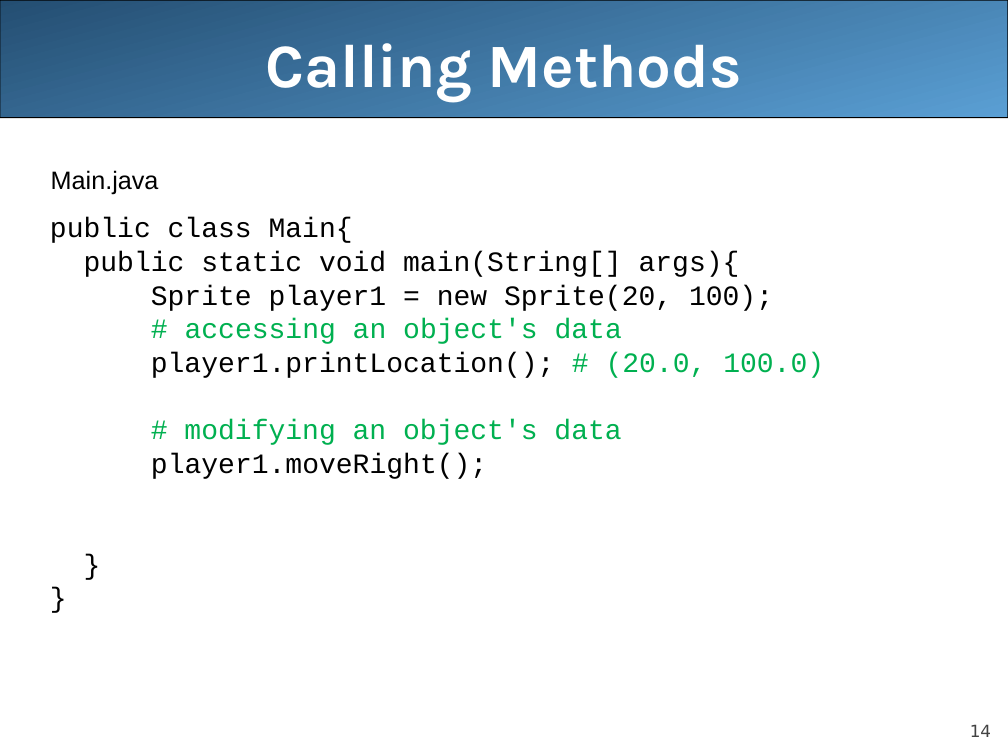
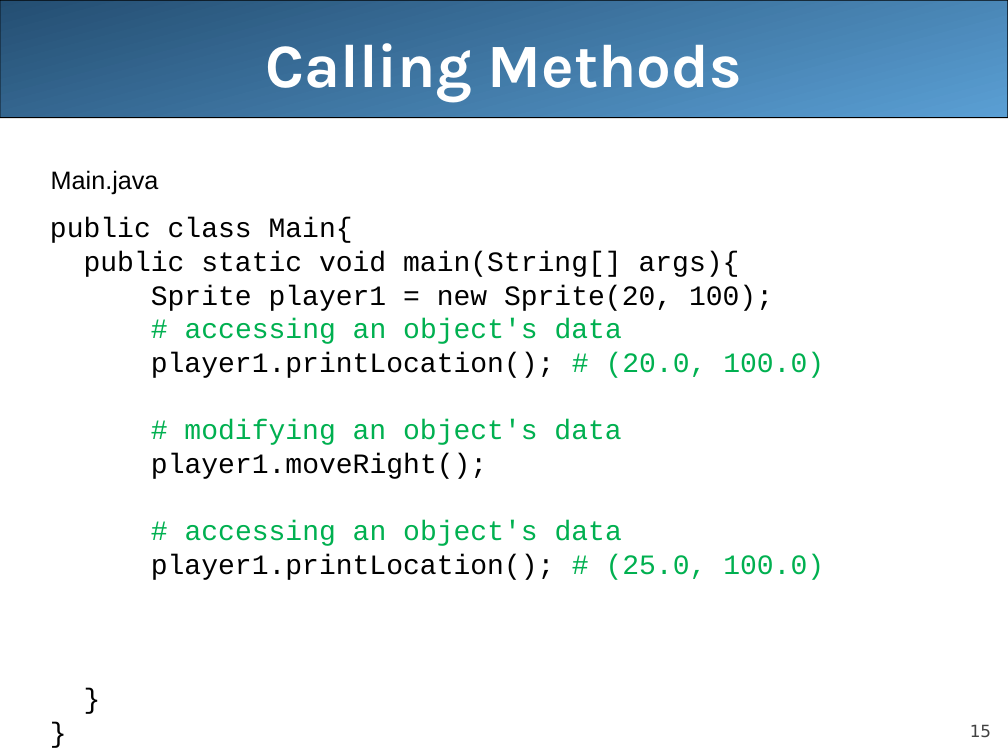
Before and after one commit to LongBaoNguyen/longbaonguyen.github.io, a slide deck: slide 15 of courses/apcsa/lecture13.ppt (slide 14 before the commit). Drawn at 1008x756 pixels with LibreOffice and Linux fonts; fonts in the diff are those of the drawing. Boxes give left, top, right and bottom in pixels: in the first picture for what was removed or moved away, otherwise in the second. Text is boxed around its words. In the diff, an @@ line names an element or a change of style, - is before the commit and + after.

```diff
--- a/courses/apcsa/lecture13.ppt
+++ b/courses/apcsa/lecture13.ppt
@@ text at bbox=[151, 520, 824, 580]: paragraphs added @@
+# accessing an object's data
+player1.printLocation(); # (25.0, 100.0)
@@ page number at bbox=[970, 724, 991, 737]: text changed @@
-14
+15
```
Also in this commit, not shown: 12 other slides changed, 1 slide added, 2 other files.
